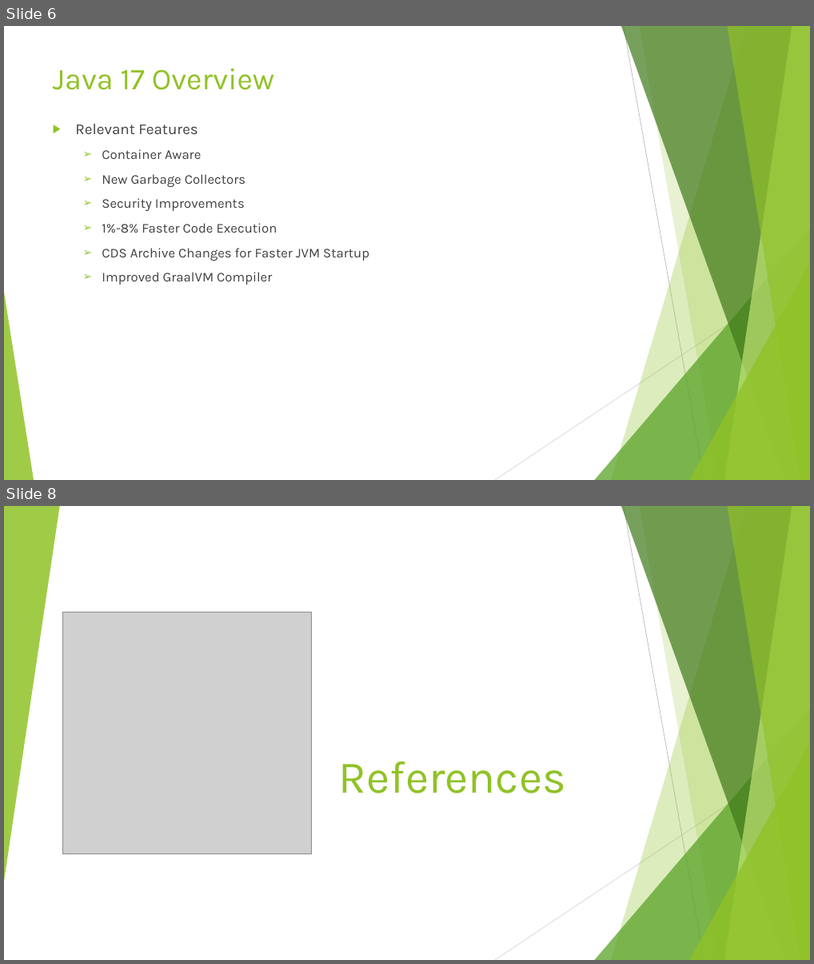
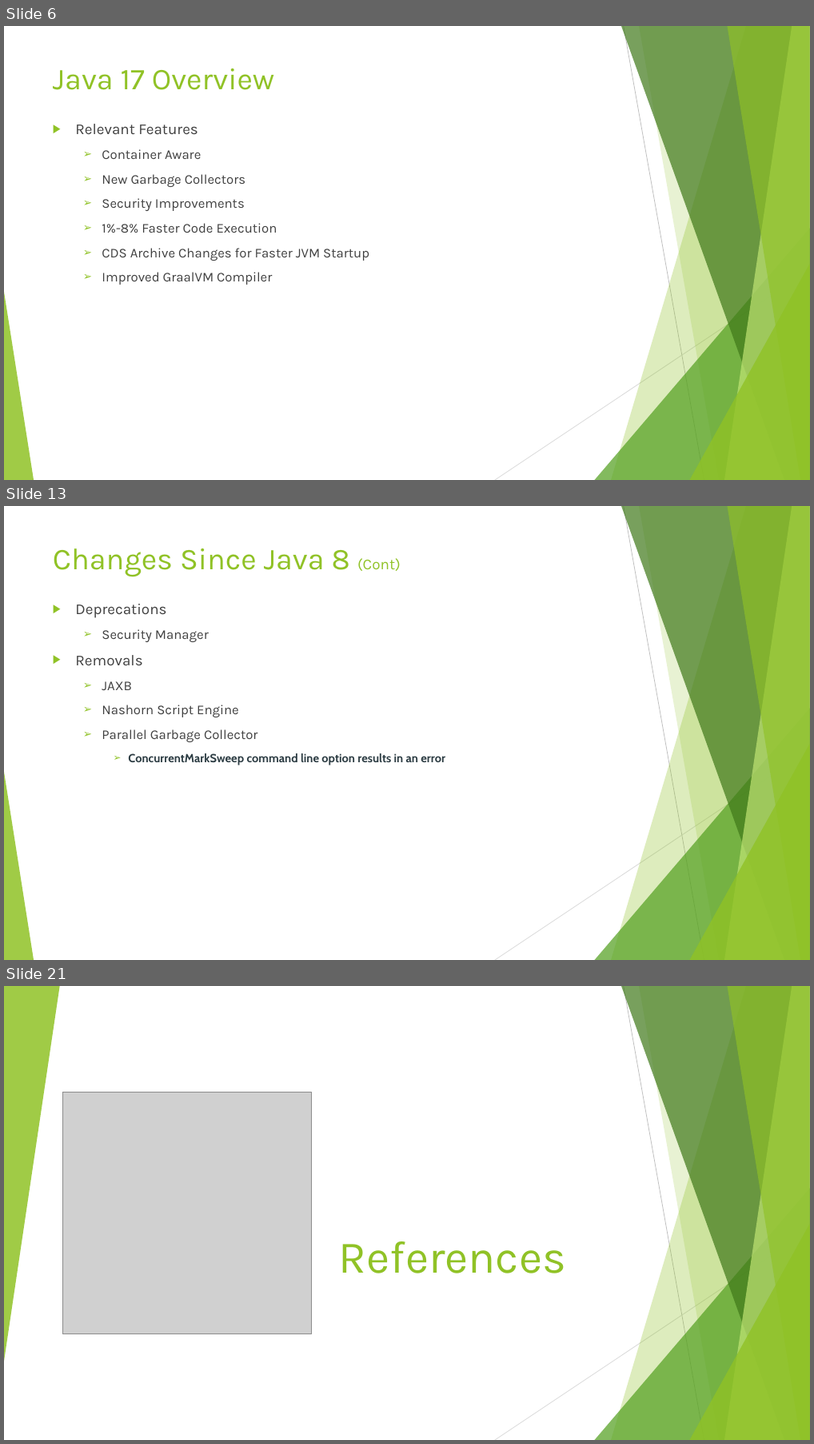
Before and after one commit to Rohan427/Qpid4Graal, a slide deck: doc/reference/Java_17 _Upgrade.pptx. Shown one above the other, each under a label of ours: slides 6 and 8 before the commit, slides 6, 13 and 21 after it; the slides between them are not shown. The pictures are 814x964 and 814x1444 pixels, drawn with LibreOffice and Linux fonts; fonts in the diff are those of the drawing; grey boxes stand for pictures. Boxes give left, top, right and bottom in pixels: in the first picture for what was removed or moved away, otherwise in the second. Text is boxed around its words. In the diff, an @@ line names an element or a change of style, - is before the commit and + after.

Commit message:
Java 17 Upgrade PPT v2

```diff
--- a/doc/reference/Java_17 _Upgrade.pptx
+++ b/doc/reference/Java_17 _Upgrade.pptx
@@ slide 13 added at box(4, 506, 810, 960), background #FFFFFF; not listed: 10 template elements that a slide beside it also shows @@
@@ title added at box(53, 548, 401, 576), 36 pt, text #90C226 @@
+Changes Since Java 8 (Cont)
@@ text added at box(75, 604, 446, 765), 16 pt, text #404040 @@
+▶ Deprecations
+  ➢ Security Manager
+▶ Removals
+  ➢ JAXB
+  ➢ Nashorn Script Engine
+  ➢ Parallel Garbage Collector
+    ➢ ConcurrentMarkSweep command line option results in an error
@@ what was slide 8 is now slide 21 @@
```
Also in this commit, not shown: 3 slides changed, 12 other slides added, 1 other file.
